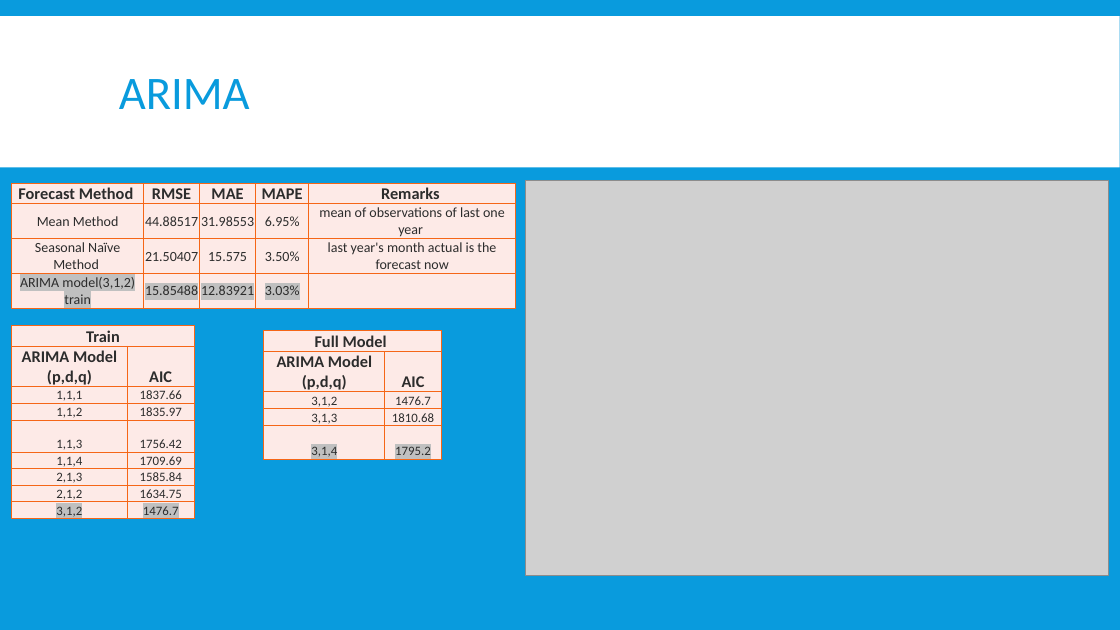
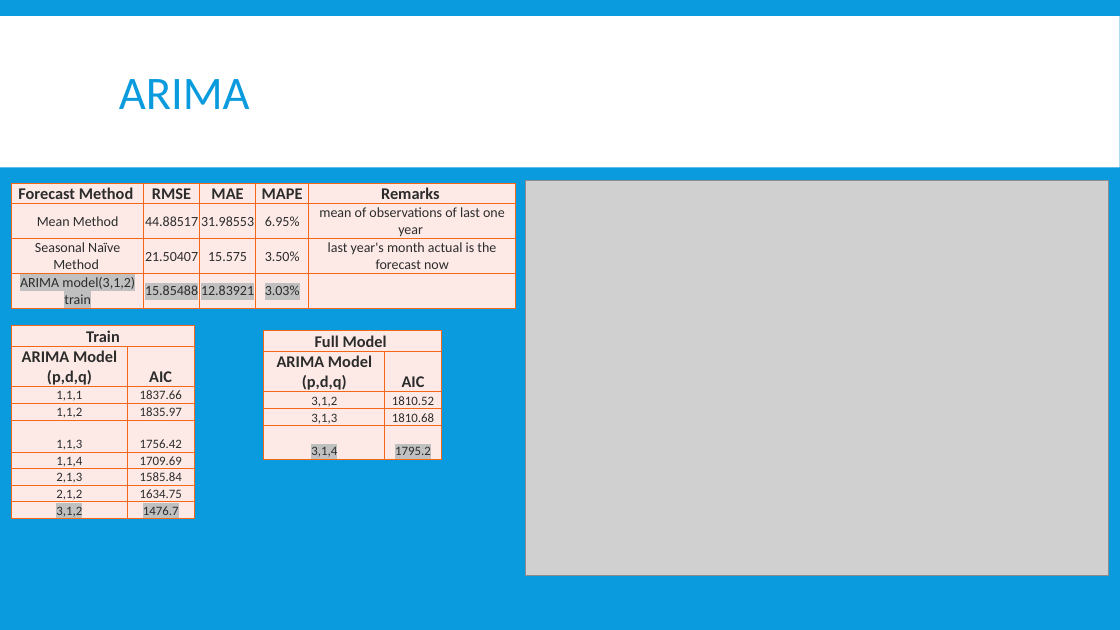
Before and after one commit to asuryam/ISB-Tutorials, a slide deck: slide 9 of ISB_Forecasting_Tutorials.pptx. Drawn at 1120x630 pixels with LibreOffice and Linux fonts; fonts in the diff are those of the drawing; grey boxes stand for pictures. Boxes give left, top, right and bottom in pixels: in the first picture for what was removed or moved away, otherwise in the second. Text is boxed around its words. In the diff, an @@ line names an element or a change of style, - is before the commit and + after.

```diff
--- a/ISB_Forecasting_Tutorials.pptx
+++ b/ISB_Forecasting_Tutorials.pptx
@@ table at <box>264,331,441,464</box> @@
-row 3, column 2: 1476.7
+row 3, column 2: 1810.52
```
Also in this commit, not shown: 2 other files.
